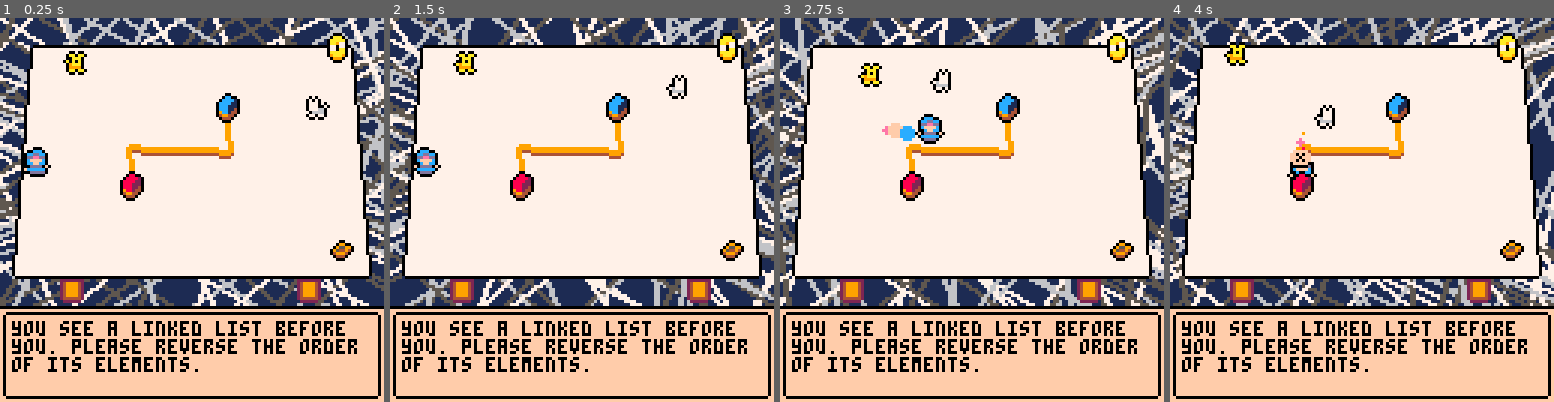
Above: before the commit, frames 1-4 (left to right).
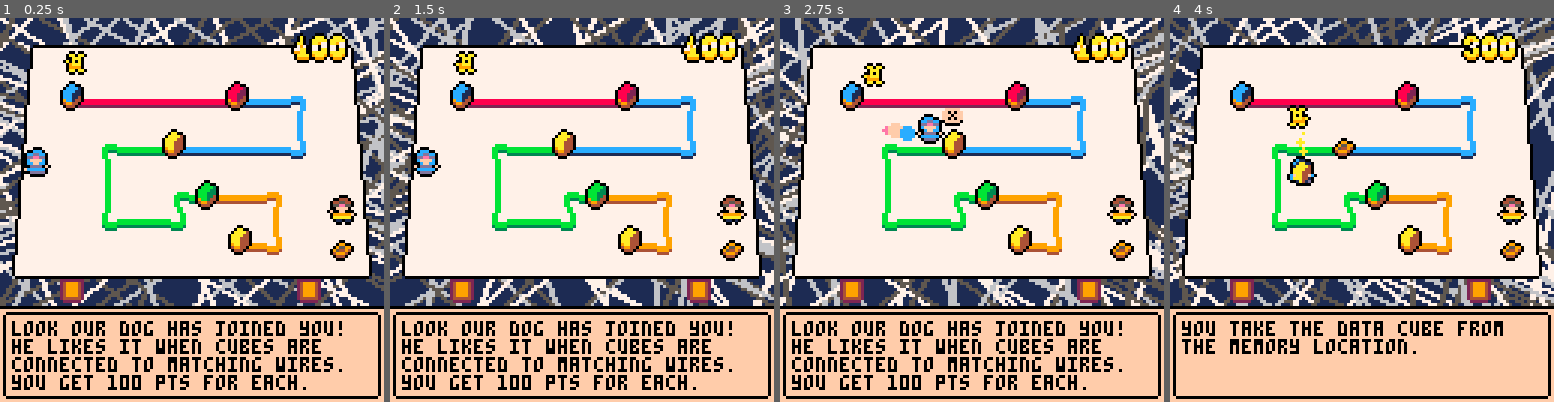
Above: after the commit, the same moments.

Repository: darabos/lynxkite-interview-pico8
Game: PICO-8 cartridge lynxkite.p8
Same seed, same stepped clock (60 frames per second), same inputs: the game is played once before the commit and once after it.
Inputs:
- Up to frame 1 (0.25 s): no input
- Up to frame 2 (1.5 s): tap X (X key) at 0.33, 1.07 s; tap O (Z key) at 0.7 s
- Up to frame 3 (2.75 s): hold Right 1.6-2.1 s; tap O (Z key) at 1.7, 2.1, 2.5 s; tap X (X key) at 1.85 s; hold Up 2.15-2.42 s; hold Right from 2.47 s (still down)
- Up to frame 4 (4 s): tap O (Z key) at 2.9, 3.3, 3.7 s; tap X (X key) at 2.97 s; release Right at 3.03 s; hold Left 3.08-3.58 s; hold Down 3.63-3.97 s

The runs differ from the first frame. In frame 1, 13% of the frame differs, in the area x 3-93%, y 3-97%; in frame 2, 13%; in frame 3, 13%; in frame 4, 11%.

Commit message:
Dialog/wiring transitions. Dog level.

Diff:
--- a/lynxkite.p8
+++ b/lynxkite.p8
@@ -89,7 +89,7 @@
  {x=21, y=10, sprite=51,flip=0,draw=dance,
  update=update_pet,sfx=11,
  interact=function()
-  dialog="you pet the dog.\nyou sure wouldn't want to trip over it while working on the whiteboard."end},
+  dialog="you pet the dog.\nyou sure wouldn't want to step on him while working on the whiteboard."end},
  {x=101, y=25, sprite=53,flip=1,draw=dance,
  update=update_pet,sfx=10,
  interact=function()
@@ -301,6 +301,30 @@
   sspr(104,0,24,24,cx-size,cy-size,size*2+1,size*2+1)
   palt()
  end
+ --dialog fade
+ if last_dialog!=dialog then
+  dialog_fade=t()
+  last_dialog=dialog
+ end
+ if t()-dialog_fade<0.2 then
+  for i=1,flr(500*(0.2-t()+dialog_fade)) do
+   local y=99+rnd(27)
+   line(2,y,125,y,15)
+  end
+ end
+ --wiring fade
+ if last_wiring!=current_wiring then
+  wiring_fade=t()
+  last_wiring=current_wiring
+ end
+ if wiring_fade and t()-wiring_fade<0.5 then
+  for i=1,flr(500*(0.2-t()+dialog_fade)) do
+	  local y=12+rnd(70)
+	  local x1=16-0.1*y
+	  local x2=112+0.1*y
+   line(x1,y,x2,y,8+rnd(8))
+  end
+ end
 end
 
 function dance(o)
@@ -516,7 +540,7 @@
 	 o.x=mid(8,o.x,112)
 	 o.y=mid(6,o.y,76)
 	end
-	dialog="you see a linked list before you. please reverse the order of its elements."
+	wirings=getwirings()
  dog={
   x=21, y=10, sprite=51,flip=0,draw=dance,
   update=update_pet,sfx=11,
@@ -529,50 +553,32 @@
    dialog="the cat sniffs your hand."end}
  dog.other=cat
  cat.other=dog
- objects={particles,p,cat,dog,
+ function daniel_dialog(self)
+  if getscore()<minscore then
+   dialog="here's a hint:\ntry to get a higher score!"
+  else
+   local d="great work! ready for the next level?\n\n❎"
+   dialog=d
+   self.interact=function(s)
+    if dialog!=d then
+     daniel_dialog(s)
+    else
+     setwiring(current_wiring+1)
+    end
+   end
+  end
+ end
+ local daniel={x=110, y=60, sprite=17,flip=1,draw=dance,
+ interact=daniel_dialog}
+ objects={particles,p,daniel,
   {x=116,y=6,draw=function(s)
     fancynumbers(getscore(),s.x,s.y)
-   end},
+   end,
+  },
  }
  slots={}
- setwiring(40,40,{
-  slot(25,70,10,{10}),
-  slot(16,55,11,{10,14}),
-  slot(25,40,12,{14,12}),
-  slot(24,18,14,{12,14}),
-  slot(60,13,14,{14,10}),
-  slot(96,26,11,{10,12}),
-  slot(100,53,11,{12,14}),
-  slot(78,70,12,{14,11}),
-  slot(40,55,10,{11,10}),
-  slot(65,30,10,{10,11}),
-  slot(70,54,14,{11,12}),
-  slot(55,42,12,{12}),
-  slot(110,70),
- })
- setwiring(40,32,{
-  slot(24,40,10,{}),
-  slot(40,54,11,{}),
-  slot(57,29,12,{}),
-  slot(95,29,14,{}),
-  slot(86,54,10,{}),
-  slot(110,70),
- })
- setwiring(0,40,{
-  slot(40,50,14,{}),
-  slot(72,24,12,{}),
-  slot(110,70),
- })
-end
-function setwiring(x,y,ss)
- wires={x=x,y=y}
- foreach(slots,function(s)
-  del(objects,s) end)
- slots=ss
- foreach(slots,function(s)
-  add(objects,s) end)
-end
-
+ setwiring(3)
+end
 function slot(x,y,data,wires)
  return {
   x=x,y=y,data=data,
@@ -582,6 +588,84 @@
   update=slot_update,
  }
 end
+function getwirings()
+ return {
+	 {dialog="let's start with a simple example. a linked list with two elements. let's reverse it!",
+	  minscore=2,
+	  x=0,y=40,slots={
+	  slot(40,50,14,{}),
+	  slot(72,24,12,{}),
+	  slot(110,70),
+	 }},
+	 {dialog="each data cube in the correct location is worth 100 points. cubes of the same color are interchangeable.",
+	  minscore=5,
+	  x=40,y=32,slots={
+	  slot(24,40,10,{}),
+	  slot(40,54,11,{}),
+	  slot(57,29,12,{}),
+	  slot(95,29,14,{}),
+	  slot(86,54,10,{}),
+	  slot(110,70),
+	 }},
+	 {dialog="look our dog has joined you! he likes it when cubes are connected to matching wires. you get 100 pts for each.",
+	  minscore=2,
+	  dog=true,
+	  x=48,y=48,slots={
+	  slot(20,20,12,{14}),
+	  slot(75,20,14,{14,12}),
+	  slot(54,36,10,{12,11}),
+	  slot(65,53,11,{11,10}),
+	  slot(76,68,10,{10}),
+	  slot(110,70),
+	 }},
+	 {dialog="the cat joins too! she doesn't like data cubes of the same color next to each other. she will give -100 pts for each.",
+	  minscore=2,
+	  cat=true,dog=true,
+	  x=40,y=32,slots={
+	  slot(24,40,10,{}),
+	  slot(40,54,11,{}),
+	  slot(57,29,12,{}),
+	  slot(95,29,14,{}),
+	  slot(86,54,10,{}),
+	  slot(110,70),
+	 }},
+	 {dialog="your final test! try to score as many points as you can.",
+	  minscore=15,
+	  cat=true,dog=true,
+	  x=40,y=40,slots={
+	  slot(25,70,10,{10}),
+	  slot(16,55,11,{10,14}),
+	  slot(25,40,12,{14,12}),
+	  slot(24,18,14,{12,14}),
+	  slot(60,13,14,{14,10}),
+	  slot(96,26,11,{10,12}),
+	  slot(100,53,11,{12,14}),
+	  slot(78,70,12,{14,11}),
+	  slot(40,55,10,{11,10}),
+	  slot(65,30,10,{10,11}),
+	  slot(70,54,14,{11,12}),
+	  slot(55,42,12,{12}),
+	  slot(110,70),
+	 }},
+	}
+end
+function setwiring(num)
+ current_wiring=num
+ local w=wirings[num]
+ dialog=w.dialog
+ minscore=w.minscore
+ wires={x=w.x,y=w.y}
+ foreach(slots,function(s)
+  del(objects,s) end)
+ slots=w.slots
+ foreach(slots,function(s)
+  add(objects,s) end)
+ del(objects,cat)
+ del(objects,dog)
+ if w.cat then add(objects,cat) end
+ if w.dog then add(objects,dog) end
+end
+
 function slot_draw(s)
  local x,y=s.x,s.y
  sh(96+tonum(s.data!=nil),x,y+2)
@@ -598,7 +682,7 @@
  if s==leaking and p.data!=nil then
   dialog="this memory location is leaking! you must fix it before placing a data cube."
  elseif s==leaking and p.data==nil then
-  dialog="you fix the memory leak.\nlet's hope the cat or dog won't break it again."
+  dialog="you fix the memory leak.\nlet's hope an animal won't break it again."
   leaking=nil
  elseif s.data==nil and p.data!=nil then
   dialog="you place the data cube into the memory location."
@@ -643,14 +727,16 @@
    sc+=1
   end
   --dog
-  if slots[i].data!=nil
+  if wirings[current_wiring].dog
+   and slots[i].data!=nil
    and (slots[i].data==slots[i].wires[1]
    or slots[i].data==slots[i].wires[2]) then
    sc+=1
   end
   --cat
-  if (i<n and slots[i].data==slots[i+1].data)
-   or (i>1 and slots[i].data==slots[i-1].data) then
+  if wirings[current_wiring].cat
+   and ((i<n and slots[i].data==slots[i+1].data)
+   or (i>1 and slots[i].data==slots[i-1].data)) then
    sc-=1
   end
  end
@@ -782,13 +868,13 @@
 000000000000000000066660000000000666600000a00b000000e000000000000aa000000000000000000000000000000077779000aa0aaaaa7777aaaaa00000
 000000000000000000000000000000000000000000aa0bbbbbeee000000000000770000000000000000000000000000000777700000000aa0000000000000000
 00000000000770000000000000000000000000000000000000000000000000000770000000aa000aa0aa0aaa00aa0077707779000aaa00aa00000aaaaa000000
-00000000007777600000000000000000000000000000000000000000000000000770000000aa000aa0aaa09aa0aaa0aaa077700000aa00770000aa999aa00000
-00000000077776600a000a000a0000000000000a0000000000000000000000000aa00000a077000aa077000aa0009a0000aaaa0000770077000077aaaaa00000
-00099000077766600a000a000a0000000000000aa000000000000000000000000aa00000a077000aa077000aa00009a000aaaa00007700aa0000770000000000
-00955990077766400a000a0a0a0a00a0aaa0a00a00a0000000000000000000000aa0000aa0aa00aaa0aa000aa077709aa0aaa0a000aa00aa0aa0aa000aa00000
-09544940097764400a0a09a9aaa09a0aa9aa9a0a0a0a00000000000000000000aaaaaaaaa009aa0770aa000aa0aaa00aa0aaa00a00aa000aaa000aaaaa000000
-04999400049944000090900a0a0a00a0a9a0a000a0a0000000000000000000000000000000000007700000000000000000000000a00000000000000000000000
-0044400000444000000000000000000000000000000000000000000000000000000000000000000aa000000000000000000000000a0000000000000000000000
+000000000077776000000000000000000000000000000000000eeeeeeeccc0000770000000aa000aa0aaa09aa0aaa0aaa077700000aa00770000aa999aa00000
+00000000077776600a000a000a0000000000000a00000000000000000000c0000aa00000a077000aa077000aa0009a0000aaaa0000770077000077aaaaa00000
+00099000077766600a000a000a0000000000000aa00000000000bbbcccccc0000aa00000a077000aa077000aa00009a000aaaa00007700aa0000770000000000
+00955990077766400a000a0a0a0a00a0aaa0a00a00a000000000b000000000000aa0000aa0aa00aaa0aa000aa077709aa0aaa0a000aa00aa0aa0aa000aa00000
+09544940097764400a0a09a9aaa09a0aa9aa9a0a0a0a00000000b00bbaaa0000aaaaaaaaa009aa0770aa000aa0aaa00aa0aaa00a00aa000aaa000aaaaa000000
+04999400049944000090900a0a0a00a0a9a0a000a0a000000000bbbb000a00000000000000000007700000000000000000000000a00000000000000000000000
+0044400000444000000000000000000000000000000000000000000000aa0000000000000000000aa000000000000000000000000a0000000000000000000000
 0aaa000aa00aaa00aaa000a00aaaaa0aaa0aaaaa0aaa00aaa000000000000000000000000000000aa0000000000000000000000000a000000000000000000000
 aaaaa0aaa0aa9aaaa9aa00a00aa99aaa9aaaa9aaaa9aaaa9aa00000000000000000000000077000aa00000000000000000000000000aa0000000000000000000
 aa977aa770aa077aa0770aa00aa000aa00000077aa077aa077000000000000000000000000aa000aa0000000000000000000000000009aa00000000000000000
